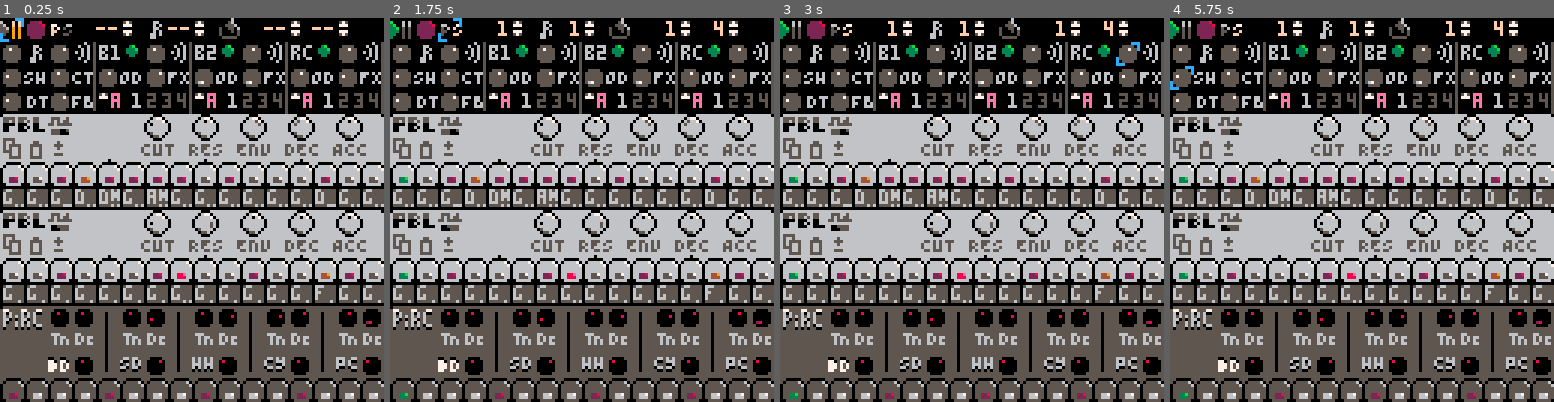
Above: before the commit, frames 1-4 (left to right).
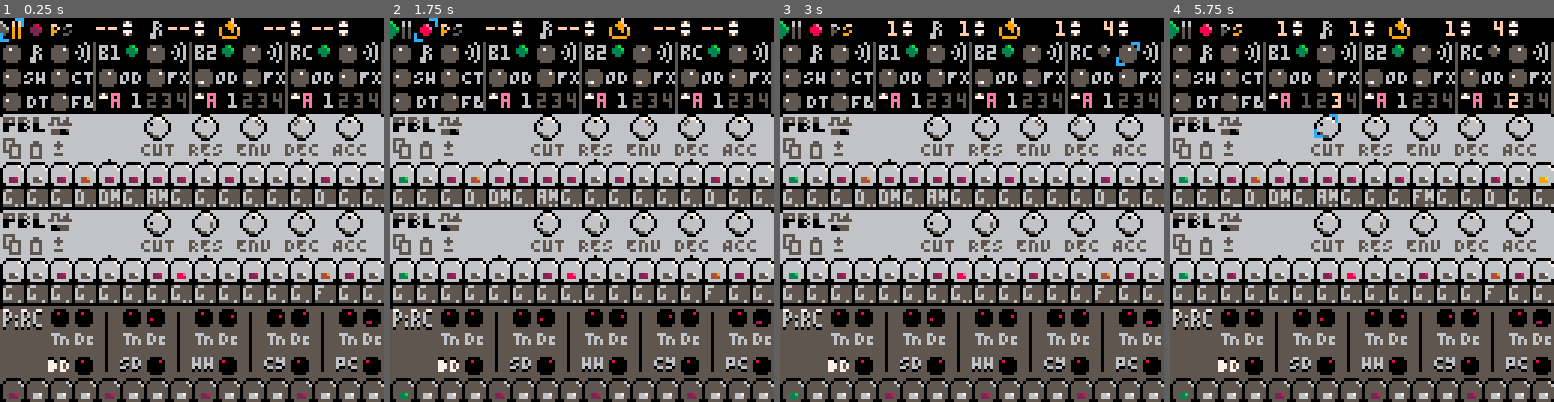
Above: after the commit, the same moments.

Repository: luchak/rp8
Game: PICO-8 cartridge pb-0x.p8
Two runs of this game, one before a commit and one after it. Both use one fixed random seed, a clock stepped at 60 frames per second and the inputs below.
Inputs:
- Up to frame 1 (0.25 s): no input
- Up to frame 2 (1.75 s): tap X (X key) at 0.33, 1.07 s; tap O (Z key) at 0.7, 1.7 s; hold Right from 1.6 s (still down)
- Up to frame 3 (3 s): tap X (X key) at 1.85, 2.97 s; release Right at 2.1 s; tap O (Z key) at 2.1, 2.5, 2.9 s; hold Up 2.15-2.42 s; hold Right from 2.47 s (still down)
- Up to frame 4 (5.75 s): release Right at 3.03 s; hold Left 3.08-3.58 s; tap O (Z key) every 0.4 s from 3.3 to 5.7 s; hold Down 3.63-3.97 s; hold Right 4.02-4.68 s; tap X (X key) at 4.08, 5.2 s; hold Up 4.73-5.03 s; hold Left 5.08-5.68 s; hold Down from 5.73 s (still down)

The runs differ from the first frame. In frame 1, 0.3% of the frame differs, in the area x 7-63%, y 0-6%; in frame 2, 0.8%; in frame 3, 0.4%; in frame 4, 0.9%, in the area x 0-99%, y 0-49%.

Commit message:
Wire up basic part enable, recording, looping controls.

Diff:
--- a/pb-0x.p8
+++ b/pb-0x.p8
@@ -78,13 +78,15 @@
     seq.mixer
    if (not st.playing) return
    local now,nl=st.note,si.note_len
-   pbl0:note(seq.b0,now,nl)
-   pbl1:note(seq.b1,now,nl)
-   kick:note(seq.bd,now,nl)
-   snare:note(seq.sd,now,nl)
-   hh:note(seq.hh,now,nl)
-   cy:note(seq.cy,now,nl)
-   perc:note(seq.pc,now,nl)
+   if (sm.b0_on) pbl0:note(seq.b0,now,nl)
+   if (sm.b1_on) pbl1:note(seq.b1,now,nl)
+   if sm.drum_on then
+    kick:note(seq.bd,now,nl)
+    snare:note(seq.sd,now,nl)
+    hh:note(seq.hh,now,nl)
+    cy:note(seq.cy,now,nl)
+    perc:note(seq.pc,now,nl)
+   end
    mixer.lev=sm.lev*3
    delay.l=(0.9*sm.delay_time+0.1)*sample_rate
    delay.fb=sqrt(sm.delay_fb)*0.95
@@ -805,8 +807,7 @@
    bar=1,
    note=1,
    playing=false,
-   recording=false,
-   looping=false
+   recording=false
   },
   view={
    drum="bd",
@@ -830,12 +831,15 @@
    lev=0.5,
    delay_time=0.5,
    delay_fb=0.5,
+   bo_on=true,
    b0_lev=0.5,
-   b0_od=0,
+   b0_on=0,
    b0_fx=0,
+   b1_on=true,
    b1_lev=0.5,
    b1_od=0,
    b1_fx=0,
+   drum_on=true,
    drum_lev=0.5,
    drum_od=0,
    drum_fx=0,
@@ -844,6 +848,7 @@
   song={
    loop_start=1,
    loop_len=4,
+   looping=true,
   }
  }]]
  if (savedata) merge_tables(s,pick(savedata,save_keys))
@@ -893,6 +898,8 @@
   )
  end
  v.drum_pat=v.drum_next
+ if (seq.transport.song_mode and seq.transport.playing) seq.transport.bar+=1
+ if (seq.song.looping and seq.transport.bar==(seq.song.loop_start+seq.song.loop_len)) seq.transport.bar=seq.song.loop_start
  seq.transport.note=1
 end
 
@@ -1351,6 +1358,9 @@
  ui:add_widget(
   toggle_new(16,yp,'transport','song_mode',142,143)
  )
+ ui:add_widget(
+  toggle_new(8,yp,'transport','recording',231,232)
+ )
  hdial(0,8,'tempo')
  hdial(16,8,'lev')
  hdial(16,16,'comp_thresh')
@@ -1359,6 +1369,9 @@
  hdial(16,24,'delay_fb')
 
  for pt,xp in pairs({b0=32,b1=64,drum=96}) do
+  ui:add_widget(
+   toggle_new(xp+8,yp+8,'mixer',pt..'_on',22,38)
+  )
   hdial(xp+16,8,pt..'_lev')
   hdial(xp,16,pt..'_od')
   hdial(xp+16,16,pt..'_fx')
@@ -1379,6 +1392,9 @@
   transport_number_new(56,yp,8,'transport','note')
  )
  ui:add_widget(
+  toggle_new(72,yp,'song','looping',193,194)
+ )
+ ui:add_widget(
   transport_number_new(80,yp,16,'song','loop_start')
  )
  ui:add_widget(
@@ -1647,7 +1663,7 @@
 
 
 __map__
-07ea8ec4c5c928c6c9c8c4c5c9c7c98d07eaebc4c5c928c6c9c8c4c5c9c7c98d07eaebc4c5ecc628ccc4c5c8abe8292a0000000000000000000000000000000000000000000000000000000000000000000000000000000000000000000000000000000000000000000000000000000000000000000000000000000000000000
+07ea8ec4c5c028c6c0c1c4c5c0c7c08d07eaebc4c5c928c6c9c8c4c5c9c7c98d07eaebc4c5ecc628ccc4c5c8abe8292a0000000000000000000000000000000000000000000000000000000000000000000000000000000000000000000000000000000000000000000000000000000000000000000000000000000000000000
 782878271726782718267827192678277828782717ce782718ce782719ce78277828782717a8a5a6a7b4b5b6b77878780000000000000000000000000000000000000000000000000000000000000000000000000000000000000000000000000000000000000000000000000000000000000000000000000000000000000000
 787078717829782a7829782a7829782a787078717829782a7829782a7829782a7870787118a8a5a6a7b4b5b6b77878780000000000000000000000000000000000000000000000000000000000000000000000000000000000000000000000000000000000000000000000000000000000000000000000000000000000000000
 78727873d00000a3d00000a3d00000a378727873d0fcfdfed0fcfdfed0fcfdfe7872787319a8a5a6a7b4b5b6b77878780000000000000000000000000000000000000000000000000000000000000000000000000000000000000000000000000000000000000000000000000000000000000000000000000000000000000000
Not shown, changed: 22 lines of the sprite sheet (__gfx__) section of pb-0x.p8
